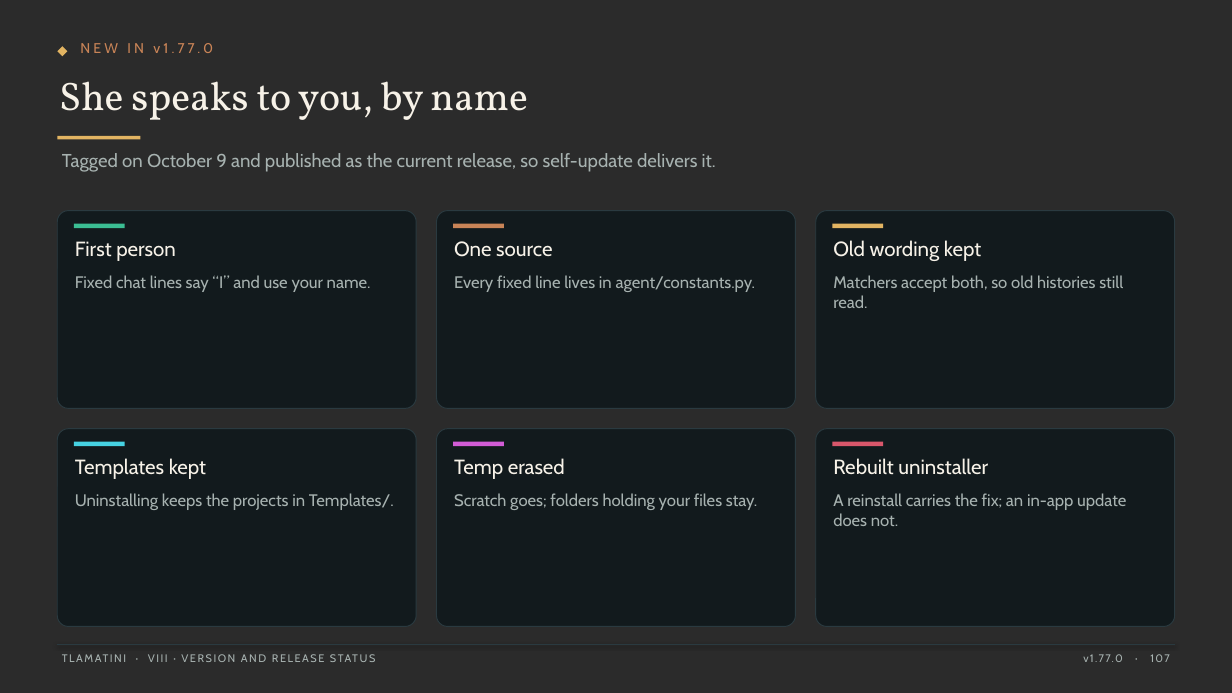
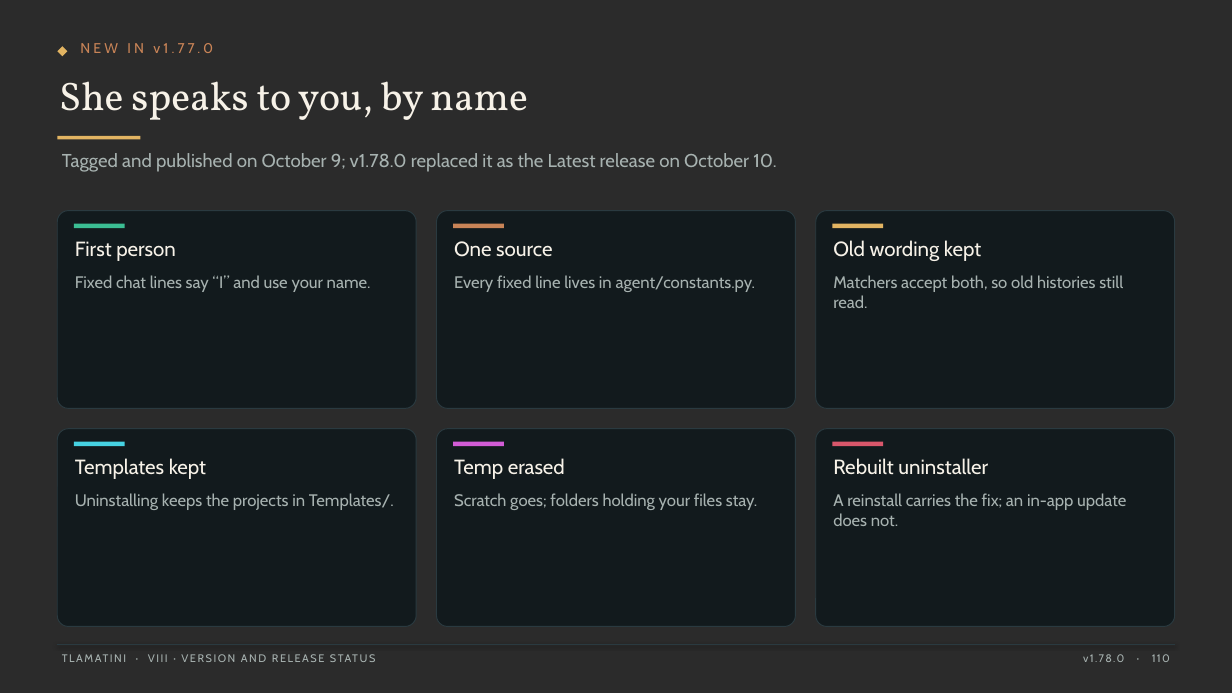
Before and after one commit to XAIHT/Tlamatini, a slide deck: slide 110 of Tlamatini_eXtended_Artificial_Intelligence_Humanly_Tempered.pptx (slide 107 before the commit). Drawn at 1232x693 pixels with LibreOffice and Linux fonts; fonts in the diff are those of the drawing; background and template pictures are left out; a plain dark background stands for a picture behind light text. Boxes give left, top, right and bottom in pixels: in the first picture for what was removed or moved away, otherwise in the second. Text is boxed around its words. In the diff, an @@ line names an element or a change of style, - is before the commit and + after.

```diff
--- a/Tlamatini_eXtended_Artificial_Intelligence_Humanly_Tempered.pptx
+++ b/Tlamatini_eXtended_Artificial_Intelligence_Humanly_Tempered.pptx
@@ text at (x1=62, y1=153, x2=776, y2=172): text changed @@
-Tagged on October 9 and published as the current release, so self-update delivers it.
+Tagged and published on October 9; v1.78.0 replaced it as the Latest release on October 10.
@@ text at (x1=1083, y1=654, x2=1170, y2=662): text changed @@
-v1.77.0 · 107
+v1.78.0 · 110
```
Also in this commit, not shown: 152 other slides changed, 3 slides added, 2 other files.
